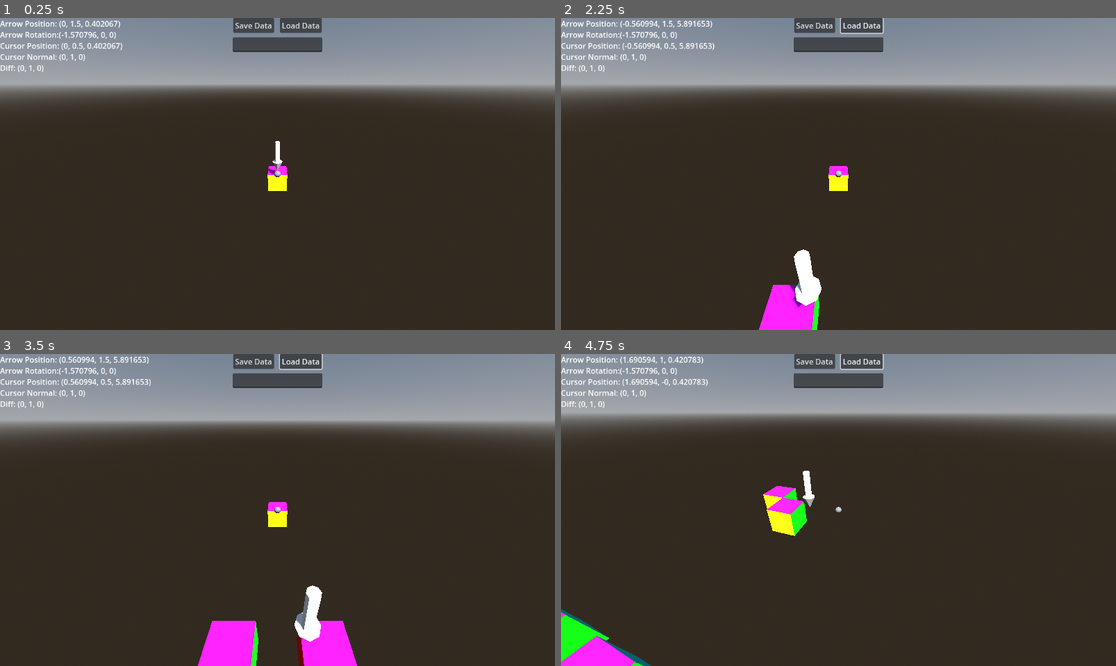
Above: before the commit, frames 1-4 (two rows, left to right).
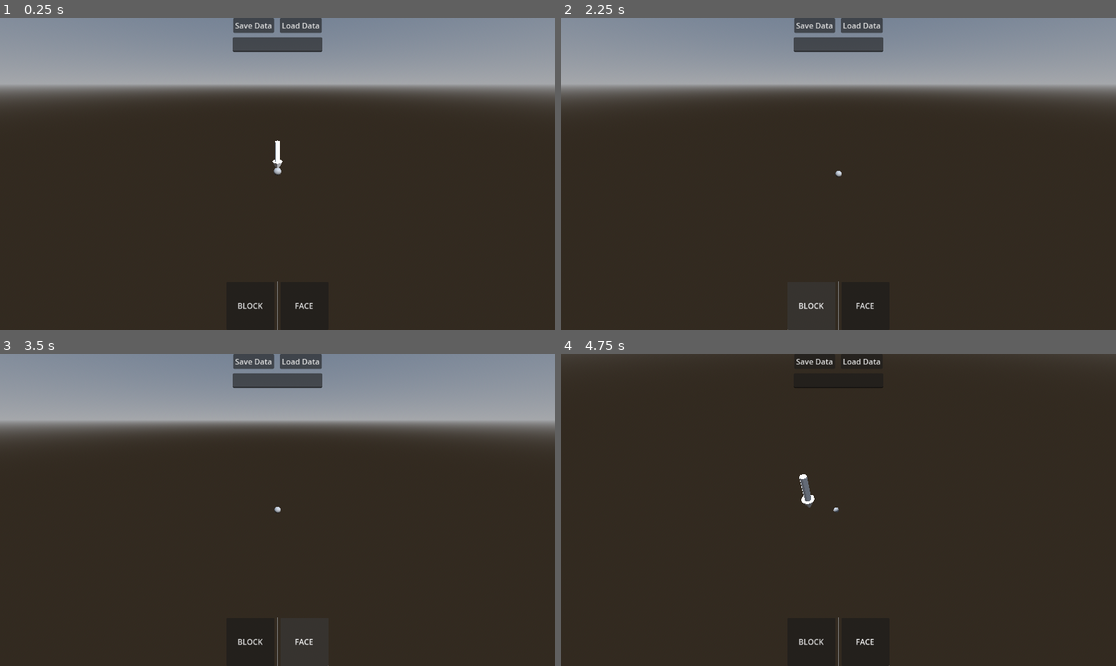
Above: after the commit, the same moments.

Repository: Konclan/SandboxGame
Game: Godot game, scene res://Editor.tscn
Two runs of this game, one before a commit and one after it. Both use one fixed random seed, a clock stepped at 60 frames per second and the inputs below.
Inputs (mouse positions are in pixels of both pictures, inside the frame that each line leads up to):
- Up to frame 1 (0.25 s): no input
- Up to frame 2 (2.25 s): click "Save Data" at 0.5 s; click "Load Data" at 1.25 s; click (810, 305) at 2 s, where only the run after the commit has a clickable "BLOCK"
- Up to frame 3 (3.5 s): click (305, 641) at 2.75 s, where only the run after the commit has a clickable "FACE"
- Up to frame 4 (4.75 s): move the mouse to (960, 494) at 3.52 s; hold D (move_right) 3.53-4.28 s; hold Middle mouse button (camera_focus) 3.53-4.28 s; click (960, 494) at 3.8 s; move the mouse to (810, 510) at 4.27 s; hold W (move_forward) from 4.28 s (still down); click (810, 510) at 4.35 s; right-click (810, 510) at 4.55 s

The runs differ from the first frame. In frame 1, 1.1% of the frame differs, in the area x 0-57%, y 0-100%; in frame 2, 3.0%; in frame 3, 4.3%; in frame 4, 26%, in the area x 0-100%, y 0-100%.

Commit message:
Voxel sandboxing

Diff:
--- a/Editor.tscn
+++ b/Editor.tscn
@@ -1,7 +1,6 @@
-[gd_scene load_steps=7 format=3 uid="uid://dwegml4v5p4vy"]
+[gd_scene load_steps=6 format=3 uid="uid://dwegml4v5p4vy"]
 
 [ext_resource type="PackedScene" uid="uid://76sja71fjsp2" path="res://player.tscn" id="1_pmneb"]
-[ext_resource type="PackedScene" uid="uid://cfsxeoyq6xih7" path="res://Voxels/Blocks/block.tscn" id="2_55sfc"]
 
 [sub_resource type="ProceduralSkyMaterial" id="ProceduralSkyMaterial_vljmq"]
 
@@ -26,13 +25,9 @@
 [node name="Player" parent="." instance=ExtResource("1_pmneb")]
 transform = Transform3D(1, 0, 0, 0, 1, 0, 0, 0, 1, 0, 2, 3)
 
-[node name="Boxes" type="Node" parent="."]
-
 [node name="Voxels" type="Node" parent="."]
 
 [node name="Blocks" type="Node" parent="Voxels"]
-
-[node name="Block" parent="Voxels/Blocks" instance=ExtResource("2_55sfc")]
 
 [node name="Panels" type="Node" parent="Voxels"]
 
--- a/UI.gd
+++ /dev/null
@@ -1,34 +0,0 @@
-extends Control
-
-var save_path = "user://variable.save"
-var textbox_text := ""
-
-@onready var textbox = $LineEdit
-
-# Called when the node enters the scene tree for the first time.
-func _ready():
-	pass # Replace with function body.
-
-
-# Called every frame. 'delta' is the elapsed time since the previous frame.
-func _process(delta):
-	textbox_text = textbox.text
-
-func save_data():
-	var file = FileAccess.open(save_path,FileAccess.WRITE)
-	file.store_var(textbox_text)
-	print("Data saved.")
-
-func load_data():
-	if FileAccess.file_exists(save_path):
-		var file = FileAccess.open(save_path, FileAccess.READ)
-		textbox.text = file.get_var()
-		print("Data loaded")
-	else:
-		print("No Data loaded")
-
-func _on_save_button_pressed():
-	save_data()
-
-func _on_load_button_pressed():
-	load_data()
--- a/Voxels/Blocks/block.gd
+++ b/Voxels/Blocks/block.gd
@@ -1,11 +1,14 @@
 extends StaticBody3D
+class_name VoxelBlock
 
 @onready var mesh_instance = $MeshInstance3D
+var size = 1
+var mesh: ArrayMesh
 
 func _ready():
-	create_colored_cube()
+	create_voxel()
 
-func create_colored_cube():
+func create_voxel():
 	# Define cube data
 	var vertices = [
 		Vector3(-0.5, -0.5, -0.5), Vector3(-0.5, -0.5, 0.5), Vector3(-0.5, 0.5, 0.5), Vector3(-0.5, 0.5, -0.5),
@@ -19,7 +22,7 @@
 	]
 
 	# Create a new ArrayMesh and SurfaceTool
-	var mesh = ArrayMesh.new()
+	mesh = ArrayMesh.new()
 	var surface_tool = SurfaceTool.new()
 	surface_tool.begin(Mesh.PRIMITIVE_TRIANGLES)
 
@@ -30,7 +33,7 @@
 		surface_tool.set_smooth_group(i)
 		# Add the vertices for this face
 		for j in range(4):
-			surface_tool.add_vertex(vertices[faces[i][j]])
+			surface_tool.add_vertex(size*vertices[faces[i][j]])
 		# Add two triangles for this face
 		surface_tool.add_index(i*4)
 		surface_tool.add_index(i*4 + 1)
@@ -52,3 +55,29 @@
 	var material = StandardMaterial3D.new()
 	material.vertex_color_use_as_albedo = true
 	mesh_instance.set_surface_override_material(0, material)
+
+func modify_voxel(color):
+	var mdt = MeshDataTool.new()
+	mdt.create_from_surface(mesh, 0)
+	for i in range(mdt.get_vertex_count()):
+		var vertex = mdt.get_vertex(i)
+		mdt.set_vertex_color(i, color)
+		mdt.set_vertex(i, vertex)
+	mesh.clear_surfaces()
+	mdt.commit_to_surface(mesh)
+	mesh_instance.mesh = mesh
+	#var mesh = ArrayMesh.new()
+	#mesh.add_surface_from_arrays(Mesh.PRIMITIVE_TRIANGLES, BoxMesh.new().get_mesh_arrays())
+	#var mdt = MeshDataTool.new()
+	#mdt.create_from_surface(mesh, 0)
+	#for i in range(mdt.get_vertex_count()):
+		#var vertex = mdt.get_vertex(i)
+		## In this example we extend the mesh by one unit, which results in separated faces as it is flat shaded.
+		#vertex += mdt.get_vertex_normal(i)
+		## Save your change.
+		#mdt.set_vertex(i, vertex)
+	#mesh.clear_surfaces()
+	#mdt.commit_to_surface(mesh)
+	#var mi = MeshInstance.new()
+	#mi.mesh = mesh
+	#add_child(mi)
--- /dev/null
+++ b/interface.gd
@@ -0,0 +1,53 @@
+extends Control
+class_name Interface
+
+var save_path = "user://variable.save"
+var textbox_text := ""
+var moused := false
+
+@onready var textbox = $AreaTop/LineEdit
+@onready var button_save = $AreaTop/GridContainer/SaveButton
+@onready var button_load = $AreaTop/GridContainer/LoadButton
+@onready var button_tool_block = $AreaBottom/ToolsContainer/ToolBlock
+@onready var button_tool_face = $AreaBottom/ToolsContainer/ToolFace
+@onready var ui_items = [textbox, button_save, button_load, button_tool_block, button_tool_face]
+
+# Called when the node enters the scene tree for the first time.
+func _ready():
+	for item in ui_items:
+		item.connect('mouse_entered', mouse_entered)
+		item.connect('mouse_exited', mouse_exited)
+
+func mouse_over_ui():
+	return moused
+
+func mouse_entered():
+	#print("mouse entered")
+	moused=true
+
+func mouse_exited():
+	#print("mouse exited")
+	moused=false
+
+# Called every frame. 'delta' is the elapsed time since the previous frame.
+func _process(delta):
+	textbox_text = textbox.text
+
+func save_data():
+	var file = FileAccess.open(save_path,FileAccess.WRITE)
+	file.store_var(textbox_text)
+	print("Data saved.")
+
+func load_data():
+	if FileAccess.file_exists(save_path):
+		var file = FileAccess.open(save_path, FileAccess.READ)
+		textbox.text = file.get_var()
+		print("Data loaded")
+	else:
+		print("No Data loaded")
+
+func _on_save_button_pressed():
+	save_data()
+
+func _on_load_button_pressed():
+	load_data()
--- a/player.gd
+++ b/player.gd
@@ -1,38 +1,71 @@
 extends CharacterBody3D
+class_name Player
 
 # Constants
 const SPEED = 5.0
-const JUMP_VELOCITY = 4.5
-const GRID = Vector3(1, 1, 1)
 
 # Get the gravity from the project settings to be synced with RigidBody nodes.
-var gravity = ProjectSettings.get_setting("physics/3d/default_gravity")
-var mouse_sensitivity := 0.001
+#var gravity = ProjectSettings.get_setting("physics/3d/default_gravity")
+var mouse_sensitivity := 0.01
 var mouse_input_x := 0.0
 var mouse_input_y := 0.0
 var camera_zoom := 5.0
 var direction := Vector3(0, 0, 0)
+var camera_locked := false
 
-var camera_locked := false
-var lock_movement := false
-
-@onready var player_collision := $CollisionShape3D
+#@onready var player_collision := $CollisionShape3D
+@onready var player_interaction = $PlayerInteraction
 @onready var camera_controller := $CameraController
 @onready var twist_pivot := $CameraController/TwistPivot
 @onready var pitch_pivot := $CameraController/TwistPivot/PitchPivot
 @onready var spring_arm := $CameraController/TwistPivot/PitchPivot/SpringArm3D
-@onready var debug_text := $UI/debug_text
-
 @onready var camera := $CameraController/TwistPivot/PitchPivot/SpringArm3D/Camera3D
-@onready var arrow := $Arrow
-
-const Block = preload("res://Voxels/Blocks/block.tscn")
 
 func _ready():
 	spring_arm.add_excluded_object(self)
 
-func _process(delta):
+func _physics_process(delta):
+	player_movement(delta)
+	camera_movement(delta)
 
+func _input(event):
+	if event is InputEventMouseMotion:
+		if Input.mouse_mode == Input.MOUSE_MODE_CAPTURED:
+			mouse_input_x = - event.relative.x
+			mouse_input_y = - event.relative.y
+
+func player_movement(delta):
+	# Get the input direction and handle the movement/deceleration.
+	var input_dir = Input.get_vector("move_left", "move_right", "move_forward", "move_back")
+	var input_dir_y = Input.get_axis("move_down", "move_up")
+	var speed = SPEED
+
+	if camera_locked == false:
+		if Input.is_action_pressed("camera_focus") and Input.is_action_pressed("shift"):
+			direction = (twist_pivot.basis * pitch_pivot.basis * Vector3(-mouse_input_x, mouse_input_y, 0)).normalized()
+			mouse_input_x = 0.0
+			mouse_input_y = 0.0
+			speed = 30 * camera_zoom/9
+		else:
+			direction = (twist_pivot.basis * pitch_pivot.basis * Vector3(input_dir.x, 0, input_dir.y) + Vector3(0, input_dir_y, 0)).normalized()
+
+		if Input.is_action_pressed("shift") and not Input.is_action_pressed("camera_focus"):
+			speed = SPEED*2
+
+	if direction:
+		velocity.x = direction.x * speed
+		velocity.y = direction.y * speed
+		velocity.z = direction.z * speed
+	else:
+		velocity.x = move_toward(velocity.x, 0, speed)
+		velocity.y = move_toward(velocity.y, 0, speed)
+		velocity.z = move_toward(velocity.z, 0, speed)
+
+	move_and_slide()
+
+func camera_movement(delta):
+	# Make Camera Controller match position of player
+	camera_controller.position = lerp(camera_controller.position, position, delta * 5)
 	if camera_locked == false:
 		if Input.is_action_just_pressed("camera_focus"):
 			Input.mouse_mode = Input.MOUSE_MODE_CAPTURED
@@ -55,115 +88,6 @@
 			mouse_input_x = 0.0
 			mouse_input_y = 0.0
 
-	var scene = get_tree().current_scene
-
-	var cursor_raycast = get_cursor_pos()
-
-	if Input.mouse_mode == Input.MOUSE_MODE_VISIBLE:
-		if Input.is_action_just_pressed("primary_action"):
-			if cursor_raycast:
-				var pos = (cursor_raycast.position + (cursor_raycast.normal * 0.1)).snapped(GRID)
-				print(cursor_raycast.position, pos)
-				var check_pos = check_point(pos, [self])
-				print(check_pos)
-				if not check_pos:
-					print("Placing block!")
-					var block_new = Block.instantiate()
-					block_new.position = pos
-					scene.find_child("Blocks").add_child(block_new)
-					block_new.name = "Block"
-		if Input.is_action_just_pressed("secondary_action"):
-			if cursor_raycast:
-				var object = cursor_raycast.collider
-				print(object.name)
-				if object.name.contains("Block"):
-					object.queue_free()
-
-	if cursor_raycast:
-		arrow.visible = true
-		var target_position = cursor_raycast.position
-		var target_normal = cursor_raycast.normal
-		var new_position = target_position + (1 * target_normal)
-
-		arrow.position = new_position
-
-		if not arrow.position.is_equal_approx(target_position):
-			if target_normal.is_equal_approx(Vector3.UP):
-				arrow.rotation = Vector3(deg_to_rad(-90), 0, 0)
-			elif target_normal.is_equal_approx(Vector3.DOWN):
-				arrow.rotation = Vector3(deg_to_rad(90), 0, 0)
-			else:
-				arrow.look_at(target_position)
-
-
-		debug_text.text = str("Arrow Position: ", arrow.position, "\nArrow Rotation:", arrow.rotation, "\nCursor Position: ", target_position, "\nCursor Normal: ", target_normal, "\nDiff: ", (new_position - target_position))
-	else:
-		arrow.visible = false
-
-func get_cursor_pos():
-	var mouse_pos = get_viewport().get_mouse_position()
-	var ray_length = 100
-	var from = camera.project_ray_origin(mouse_pos)
-	var to = from + camera.project_ray_normal(mouse_pos) * ray_length
-	var space = get_world_3d().direct_space_state
-	var ray_query = PhysicsRayQueryParameters3D.new()
-	ray_query.from = from
-	ray_query.to = to
-	ray_query.collide_with_areas = false
-	ray_query.exclude = [self]
-	var result = space.intersect_ray(ray_query)
-	return result
-
-func check_point(pos, exclude):
-	var point_query = PhysicsPointQueryParameters3D.new()
-	var space = get_world_3d().direct_space_state
-	point_query.position = pos
-	point_query.collide_with_areas = false
-	point_query.collide_with_bodies = true
-	point_query.exclude = exclude
-	var result = space.intersect_point(point_query)
-	return result
-
-
-func _physics_process(delta):
-
-	# Get the input direction and handle the movement/deceleration.
-	var input_dir = Input.get_vector("move_left", "move_right", "move_forward", "move_back")
-	var input_dir_y = Input.get_axis("move_down", "move_up")
-	var speed = SPEED
-
-	if camera_locked == false:
-		if Input.is_action_pressed("camera_focus") and Input.is_action_pressed("shift"):
-			direction = (twist_pivot.basis * pitch_pivot.basis * Vector3(-mouse_input_x, mouse_input_y, 0)).normalized()
-			mouse_input_x = 0.0
-			mouse_input_y = 0.0
-			speed = 10 * camera_zoom/9
-		else:
-			direction = (twist_pivot.basis * pitch_pivot.basis * Vector3(input_dir.x, 0, input_dir.y) + Vector3(0, input_dir_y, 0)).normalized()
-
-		if Input.is_action_pressed("shift") and not Input.is_action_pressed("camera_focus"):
-			speed = SPEED*2
-
-	if direction:
-		velocity.x = direction.x * speed
-		velocity.y = direction.y * speed
-		velocity.z = direction.z * speed
-	else:
-		velocity.x = move_toward(velocity.x, 0, speed)
-		velocity.y = move_toward(velocity.y, 0, speed)
-		velocity.z = move_toward(velocity.z, 0, speed)
-
-	move_and_slide()
-
-	# Make Camera Controller match position of player
-	camera_controller.position = lerp(camera_controller.position, position, delta * 25)
-
-func _input(event):
-	if event is InputEventMouseMotion:
-		if Input.mouse_mode == Input.MOUSE_MODE_CAPTURED:
-			mouse_input_x = - event.relative.x
-			mouse_input_y = - event.relative.y
-
 func lock_camera():
 	camera_locked = true
 
--- a/player.tscn
+++ b/player.tscn
@@ -1,8 +1,9 @@
-[gd_scene load_steps=6 format=3 uid="uid://76sja71fjsp2"]
+[gd_scene load_steps=7 format=3 uid="uid://76sja71fjsp2"]
 
 [ext_resource type="Script" path="res://player.gd" id="1_oyd4n"]
+[ext_resource type="Script" path="res://player_interaction.gd" id="2_4pyb3"]
 [ext_resource type="ArrayMesh" uid="uid://c6t4k3omgds31" path="res://Assets/Models/arrow.res" id="2_8er4n"]
-[ext_resource type="Script" path="res://UI.gd" id="2_cpo05"]
+[ext_resource type="Script" path="res://interface.gd" id="3_cy3yk"]
 
 [sub_resource type="SphereMesh" id="SphereMesh_kdx6p"]
 radius = 0.1
@@ -15,10 +16,14 @@
 motion_mode = 1
 script = ExtResource("1_oyd4n")
 
-[node name="Arrow" type="Node3D" parent="."]
+[node name="PlayerInteraction" type="Node3D" parent="."]
+script = ExtResource("2_4pyb3")
+
+[node name="Pointer" type="Node3D" parent="."]
 top_level = true
 
-[node name="MeshInstance3D" type="MeshInstance3D" parent="Arrow"]
+[node name="MeshInstance3D" type="MeshInstance3D" parent="Pointer"]
+cast_shadow = 0
 mesh = ExtResource("2_8er4n")
 skeleton = NodePath("../..")
 
@@ -39,44 +44,56 @@
 fov = 90.0
 
 [node name="MeshInstance3D" type="MeshInstance3D" parent="."]
+cast_shadow = 0
 mesh = SubResource("SphereMesh_kdx6p")
 
 [node name="CollisionShape3D" type="CollisionShape3D" parent="."]
 shape = SubResource("SphereShape3D_8epwk")
 disabled = true
 
-[node name="UI" type="Control" parent="."]
+[node name="Interface" type="Control" parent="."]
 layout_mode = 3
 anchors_preset = 15
 anchor_right = 1.0
 anchor_bottom = 1.0
 grow_horizontal = 2
 grow_vertical = 2
-script = ExtResource("2_cpo05")
+mouse_filter = 2
+script = ExtResource("3_cy3yk")
 
-[node name="GridContainer" type="GridContainer" parent="UI"]
+[node name="AreaTop" type="Control" parent="Interface"]
+layout_mode = 1
+anchors_preset = 5
+anchor_left = 0.5
+anchor_right = 0.5
+offset_left = -101.0
+offset_right = 101.0
+offset_bottom = 88.0
+grow_horizontal = 2
+
+[node name="GridContainer" type="GridContainer" parent="Interface/AreaTop"]
 layout_mode = 1
 anchors_preset = 5
 anchor_left = 0.5
 anchor_right = 0.5
 offset_left = -92.0
 offset_right = 92.0
-offset_bottom = 40.0
+offset_bottom = 31.0
 grow_horizontal = 2
 columns = 3
 
-[node name="SaveButton" type="Button" parent="UI/GridContainer"]
+[node name="SaveButton" type="Button" parent="Interface/AreaTop/GridContainer"]
 layout_mode = 2
 text = "Save Data"
 
-[node name="VSeparator" type="VSeparator" parent="UI/GridContainer"]
+[node name="VSeparator" type="VSeparator" parent="Interface/AreaTop/GridContainer"]
 layout_mode = 2
 
-[node name="LoadButton" type="Button" parent="UI/GridContainer"]
+[node name="LoadButton" type="Button" parent="Interface/AreaTop/GridContainer"]
 layout_mode = 2
 text = "Load Data"
 
-[node name="LineEdit" type="LineEdit" parent="UI"]
+[node name="LineEdit" type="LineEdit" parent="Interface/AreaTop"]
 layout_mode = 1
 anchors_preset = 5
 anchor_left = 0.5
@@ -87,13 +104,58 @@
 offset_bottom = 71.0
 grow_horizontal = 2
 
-[node name="debug_text" type="RichTextLabel" parent="UI"]
-layout_mode = 0
-offset_right = 439.0
-offset_bottom = 220.0
-text = "help"
+[node name="AreaBottom" type="Control" parent="Interface"]
+custom_minimum_size = Vector2(23, 107)
+layout_mode = 1
+anchors_preset = 7
+anchor_left = 0.5
+anchor_top = 1.0
+anchor_right = 0.5
+anchor_bottom = 1.0
+offset_left = -113.0
+offset_top = -107.0
+offset_right = 113.0
+grow_horizontal = 2
+grow_vertical = 0
 
-[connection signal="pressed" from="UI/GridContainer/SaveButton" to="UI" method="_on_save_button_pressed"]
-[connection signal="pressed" from="UI/GridContainer/LoadButton" to="UI" method="_on_load_button_pressed"]
-[connection signal="focus_entered" from="UI/LineEdit" to="." method="_on_line_edit_focus_entered"]
-[connection signal="focus_exited" from="UI/LineEdit" to="." method="_on_line_edit_focus_exited"]
+[node name="ToolsContainer" type="GridContainer" parent="Interface/AreaBottom"]
+layout_mode = 1
+anchors_preset = 7
+anchor_left = 0.5
+anchor_top = 1.0
+anchor_right = 0.5
+anchor_bottom = 1.0
+offset_left = -106.0
+offset_top = -100.0
+offset_right = 106.0
+grow_horizontal = 2
+grow_vertical = 0
+columns = 3
+
+[node name="ToolBlock" type="Button" parent="Interface/AreaBottom/ToolsContainer"]
+clip_contents = true
+custom_minimum_size = Vector2(100, 100)
+layout_mode = 2
+text = "BLOCK"
+clip_text = true
+icon_alignment = 1
+expand_icon = true
+
+[node name="VSeparator" type="VSeparator" parent="Interface/AreaBottom/ToolsContainer"]
+layout_mode = 2
+
+[node name="ToolFace" type="Button" parent="Interface/AreaBottom/ToolsContainer"]
+clip_contents = true
+custom_minimum_size = Vector2(100, 100)
+layout_mode = 2
+text = "FACE"
+clip_text = true
+icon_alignment = 1
+expand_icon = true
+
+[connection signal="pressed" from="Interface/AreaTop/GridContainer/SaveButton" to="Interface" method="_on_save_button_pressed"]
+[connection signal="pressed" from="Interface/AreaTop/GridContainer/LoadButton" to="Interface" method="_on_load_button_pressed"]
+[connection signal="focus_entered" from="Interface/AreaTop/LineEdit" to="." method="_on_line_edit_focus_entered"]
+[connection signal="focus_exited" from="Interface/AreaTop/LineEdit" to="." method="_on_line_edit_focus_exited"]
+[connection signal="pressed" from="Interface/AreaBottom/ToolsContainer/ToolBlock" to="PlayerInteraction" method="_on_tool_block_pressed"]
+[connection signal="pressed" from="Interface/AreaBottom/ToolsContainer/ToolFace" to="PlayerInteraction" method="_on_tool_face_pressed"]
--- /dev/null
+++ b/player_interaction.gd
@@ -0,0 +1,116 @@
+extends Node3D
+class_name PlayerInteraction
+
+const GRID_SIZE = 1
+const GRID = Vector3(GRID_SIZE, GRID_SIZE, GRID_SIZE)
+const BLOCK = preload("res://Voxels/Blocks/block.tscn")
+const RANGE = 20
+
+@onready var scene = get_tree().current_scene
+@onready var blocks = get_node("../../Voxels/Blocks")
+@onready var pointer = get_node("../Pointer")
+@onready var interface = get_node("../Interface")
+
+var tool := String("")
+
+# Called every frame. 'delta' is the elapsed time since the previous frame.
+func _process(delta):
+
+	var cursor_raycast = get_cursor_pos_3d()
+
+	if Input.mouse_mode == Input.MOUSE_MODE_VISIBLE:
+		if Input.is_action_just_pressed("primary_action"):
+			primary_action(cursor_raycast)
+
+		if Input.is_action_just_pressed("secondary_action"):
+			secondary_action(cursor_raycast)
+
+	if cursor_raycast:
+		pointer.visible = true
+		var target_position = cursor_raycast.position
+		var target_normal = cursor_raycast.normal
+		var new_position = target_position + (1 * target_normal)
+
+		pointer.position = new_position
+
+		if not pointer.position.is_equal_approx(target_position):
+			if target_normal.is_equal_approx(Vector3.UP):
+				pointer.rotation = Vector3(deg_to_rad(-90), 0, 0)
+			elif target_normal.is_equal_approx(Vector3.DOWN):
+				pointer.rotation = Vector3(deg_to_rad(90), 0, 0)
+			else:
+				pointer.look_at(target_position)
+	else:
+		pointer.visible = false
+
+func primary_action(cast):
+	if cast:
+		match tool:
+			"ToolBlock":
+				var pos = (cast.position + ((cast.normal * GRID_SIZE) * 0.6)).snapped(GRID)
+				if is_empty(pos):
+					place_block(pos)
+			"ToolFace":
+				set_face_color(cast, Color.BLACK)
+
+
+func secondary_action(cast):
+	if cast:
+		match tool:
+			"ToolBlock":
+				var object = cast.collider
+				remove_block(object)
+			"ToolFace":
+				set_face_color(cast, Color.WHITE)
+
+func place_block(pos):
+	var block_new = BLOCK.instantiate()
+	block_new.position = pos
+	blocks.add_child(block_new)
+
+func remove_block(block):
+	if block is VoxelBlock:
+		block.queue_free()
+
+func set_face_color(cast, color):
+	if cast.collider is VoxelBlock:
+		cast.collider.modify_voxel(color)
+
+func is_empty(pos):
+	var point_query = PhysicsPointQueryParameters3D.new()
+	var space = get_world_3d().direct_space_state
+	point_query.position = pos
+	point_query.collide_with_areas = false
+	point_query.collide_with_bodies = true
+	point_query.exclude = [self]
+	var result = space.intersect_point(point_query)
+	if is_instance_valid(result):
+		return result is VoxelBlock
+	else:
+		return true
+
+func get_cursor_pos_3d():
+	if interface.moused:
+		return
+	var viewport = scene.get_viewport()
+	var camera = viewport.get_camera_3d()
+	var mouse_pos = viewport.get_mouse_position()
+	var ray_length = RANGE
+	var from = camera.project_ray_origin(mouse_pos)
+	var to = from + camera.project_ray_normal(mouse_pos) * ray_length
+	var space = get_world_3d().direct_space_state
+	var ray_query = PhysicsRayQueryParameters3D.new()
+	ray_query.from = from
+	ray_query.to = to
+	ray_query.collide_with_areas = false
+	ray_query.exclude = [self]
+	var result = space.intersect_ray(ray_query)
+	return result
+
+
+func _on_tool_block_pressed():
+	tool = "ToolBlock"
+
+
+func _on_tool_face_pressed():
+	tool = "ToolFace"
